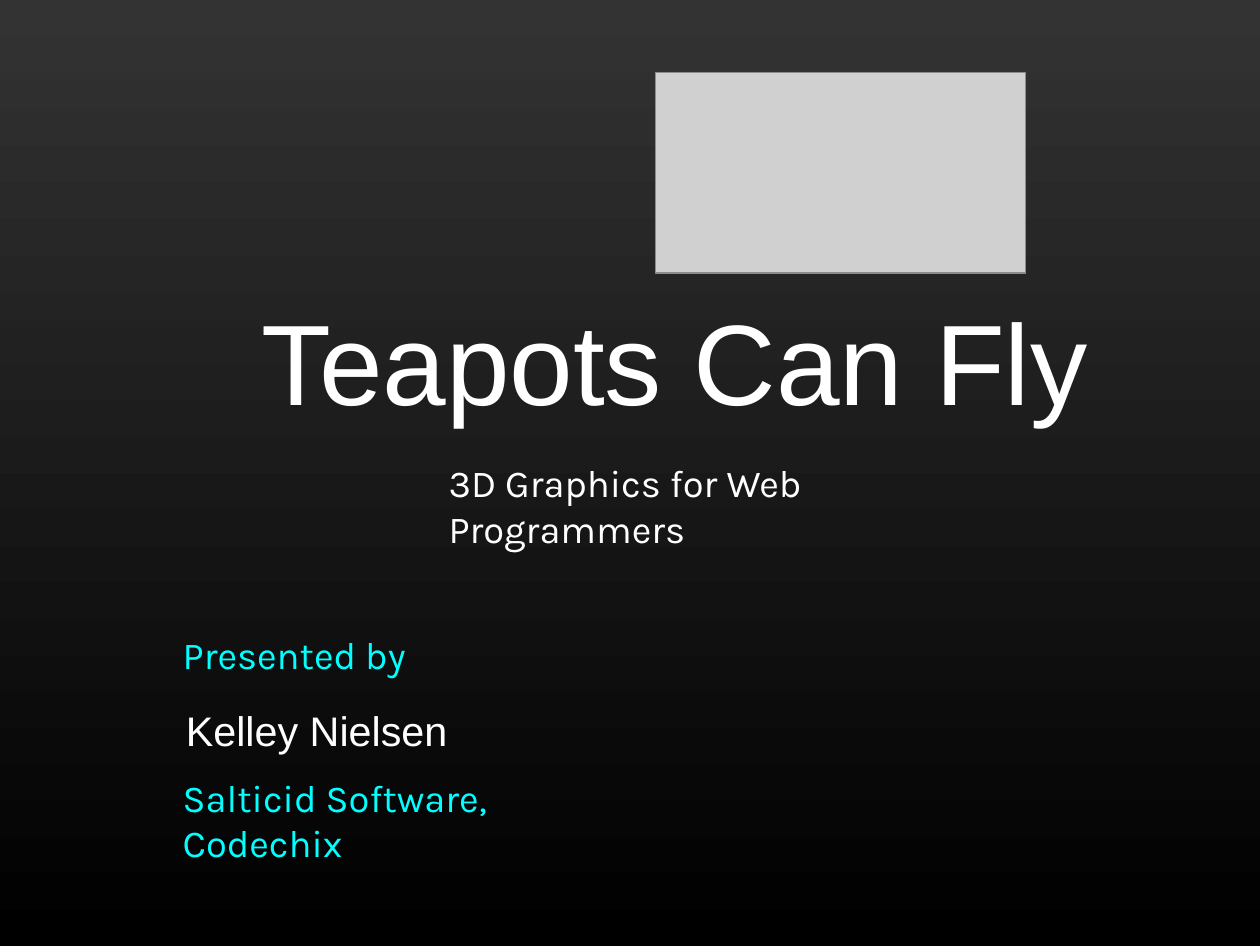
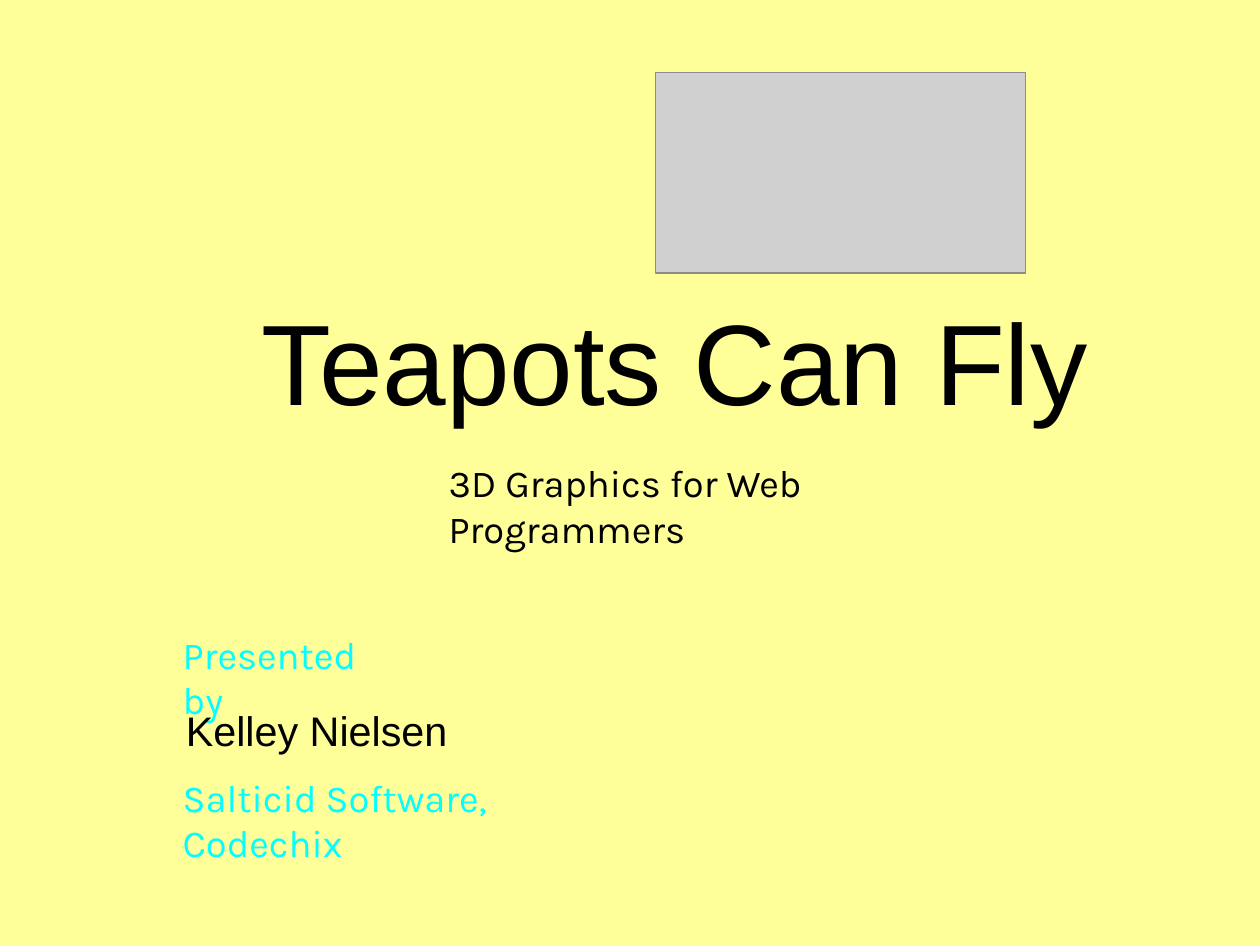
Before and after one commit to shegeek/teapots_can_fly, a slide deck: slide 1 of slides/teapots_can_fly-slides.odp. Drawn at 1260x946 pixels with LibreOffice and Linux fonts; fonts in the diff are those of the drawing; grey boxes stand for pictures. Boxes give left, top, right and bottom in pixels: in the first picture for what was removed or moved away, otherwise in the second. Text is boxed around its words. In the diff, an @@ line names an element or a change of style, - is before the commit and + after.

```diff
--- a/slides/teapots_can_fly-slides.odp
+++ b/slides/teapots_can_fly-slides.odp
@@ background gradient #333333 to #000000 to #FFFF99 @@
@@ text colour #FFFFFF to #000000 in 3 elements at (449,470,802,553), (186,713,448,754), (262,322,1087,426) @@
@@ text "Presented by" rewrapped from (183,643,405,679) to (183,643,356,725) @@
```
Also in this commit, not shown: 27 other slides changed, 8 slides added, 7 slides removed, 2 other files.
